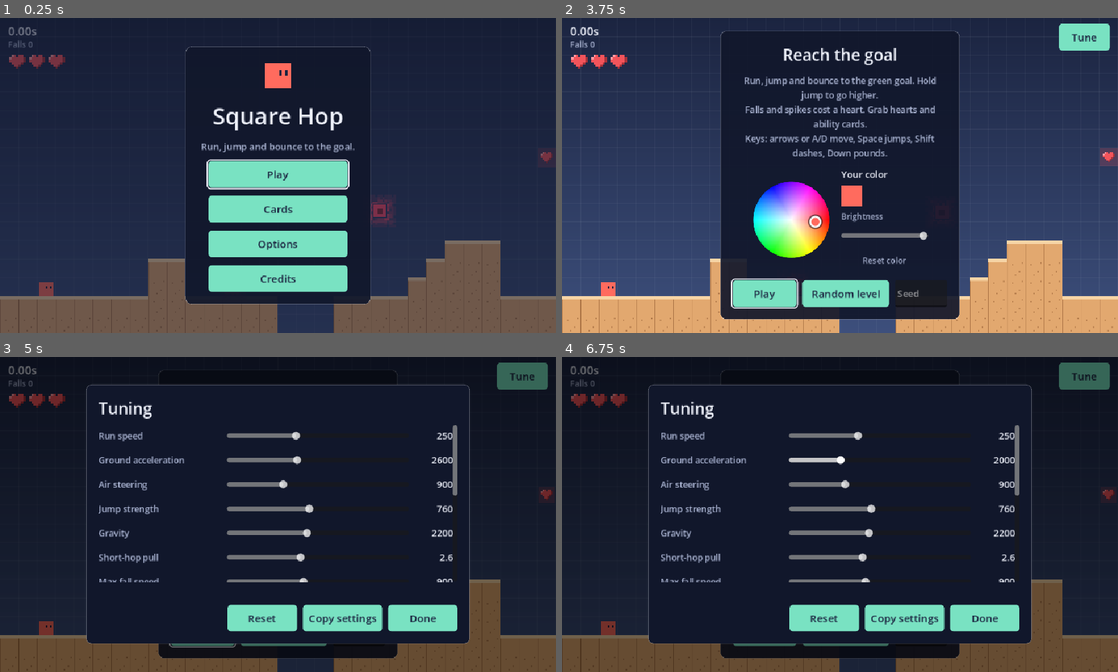
Above: before the commit, frames 1-4 (two rows, left to right).
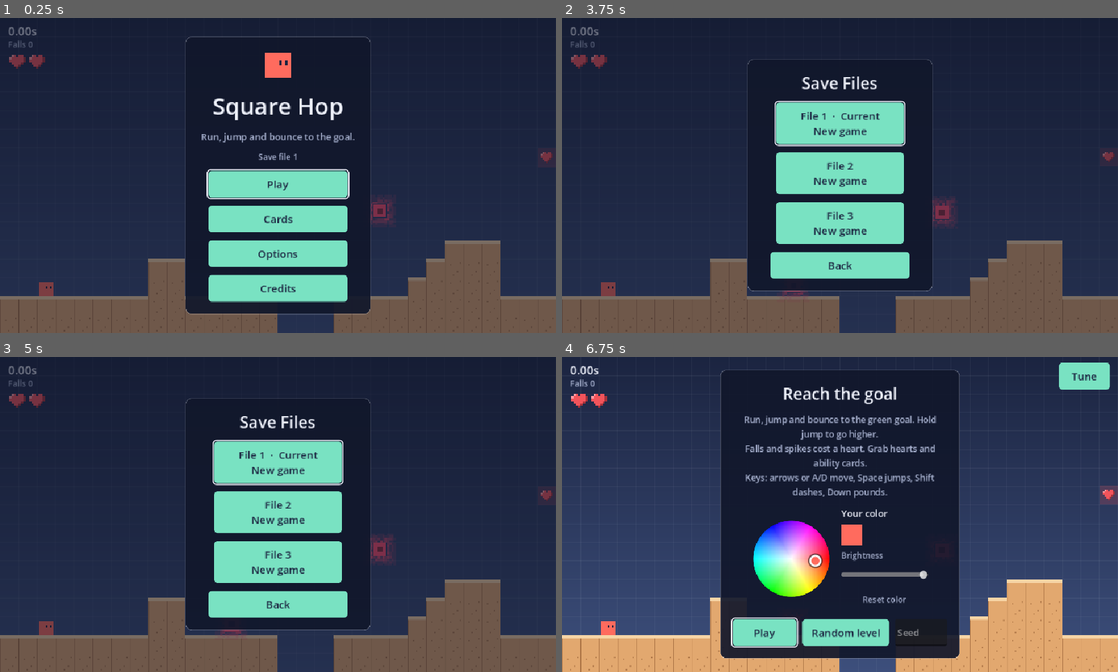
Above: after the commit, the same moments.

Repository: Wut-Lab/Gdtest
Game: Godot game, scene res://scenes/main.tscn
The game is run twice, just before and just after one commit, with the same random seed, the same clock (stepped at 60 frames per second) and the same inputs.
Inputs (mouse positions are in pixels of both pictures, inside the frame that each line leads up to):
- Up to frame 1 (0.25 s): no input
- Up to frame 2 (3.75 s): click "Cards" at 0.5 s; click "Back" at 1.25 s; click "Credits" at 2 s; click "Back" at 2.75 s; click "Play" at 3.5 s
- Up to frame 3 (5 s): click (522, 375) at 4.25 s, where only the run before the commit has a clickable "Tune"
- Up to frame 4 (6.75 s): click (840, 602) at 5 s, where only the run after the commit has a clickable "Back"; click "Play" at 5.75 s; click (840, 460) at 6.5 s, where only the run after the commit has a clickable "File 1 · Current New game"

The runs differ from the first frame. In frame 1, 9.9% of the frame differs, in the area x 8-67%, y 5-94%; in frame 2, 60%; in frame 3, 34%; in frame 4, 75%, in the area x 0-100%, y 0-100%.

Commit message:
Add Misc card type with Heart Box (new starter card), 2 base hearts, and 3 save files
Co-Authored-By: Claude Opus 5.5 <noreply@anthropic.com>
Claude-Session: https://claude.ai/code/session_013BExeNvw9cRKcGMw9Cx8kr

Diff:
--- a/scripts/ability_card.gd
+++ b/scripts/ability_card.gd
@@ -1,19 +1,21 @@
 class_name AbilityCard
 extends Area2D
 ## An ability card floating in the level. Touch it to gain its ability for this run.
-##   D = Dash, Q = Ground Pound, J = Double Jump, L = Glide, K = Quick, E = Tele-hop (in a text map)
+##   D = Dash, Q = Ground Pound, J = Double Jump, L = Glide, K = Quick, E = Tele-hop,
+##   X = Heart Box (in a text map)
 
 signal collected(ability: String)
 
 const LETTERS := {"D": "dash", "Q": "pound", "J": "double_jump", "L": "glide", "K": "quick",
-	"E": "tele_hop"}
+	"E": "tele_hop", "X": "heart_box"}
 const NAMES := {"dash": "Dash", "pound": "Ground Pound", "double_jump": "Double Jump", "glide": "Glide",
-	"quick": "Quick", "tele_hop": "Tele-hop"}
-## Card types, color coded: attacks are red, jumps are blue, movement is yellow.
+	"quick": "Quick", "tele_hop": "Tele-hop", "heart_box": "Heart Box"}
+## Card types, color coded: attacks are red, jumps are blue, movement is yellow, misc is green.
 const TYPES := {"dash": "attack", "pound": "attack", "double_jump": "jump", "glide": "jump",
-	"quick": "movement", "tele_hop": "movement"}
-const TYPE_NAMES := {"attack": "Attack card", "jump": "Jump card", "movement": "Movement card"}
-const TYPE_COLORS := {"attack": Color("e5484d"), "jump": Color("3d7be0"), "movement": Color("e0a400")}
+	"quick": "movement", "tele_hop": "movement", "heart_box": "misc"}
+const TYPE_NAMES := {"attack": "Attack card", "jump": "Jump card", "movement": "Movement card", "misc": "Misc card"}
+const TYPE_COLORS := {"attack": Color("e5484d"), "jump": Color("3d7be0"), "movement": Color("e0a400"),
+	"misc": Color("3fae6a")}
 const DESCRIPTIONS := {
 	"dash": "Press Dash (Shift, X or K) for a quick, straight burst the way you're facing. "
 		+ "One dash per jump in the air. Dashing into an up-down spike square breaks it.",
@@ -25,11 +27,12 @@
 		+ "Let go to drop normally.",
 	"quick": "Passive: you run 25% faster. Always on while equipped.",
 	"tele_hop": "Coming out of a teleporter, you hop straight up, half as high as a full jump.",
+	"heart_box": "Passive: start every run with one extra heart (3 instead of 2).",
 }
 const PAPER := Color("eef1fa")
 const EDGE := Color("1b2440")
 
-@export_enum("dash", "pound", "double_jump", "glide", "quick", "tele_hop") var ability := "dash"
+@export_enum("dash", "pound", "double_jump", "glide", "quick", "tele_hop", "heart_box") var ability := "dash"
 
 var _t := 0.0
 
@@ -137,6 +140,13 @@
 			ci.draw_rect(Rect2(o + Vector2(-8, 4), Vector2(7, b)), c)
 			ci.draw_rect(Rect2(o + Vector2(1, 6), Vector2(b, b)), c)
 			ci.draw_rect(Rect2(o + Vector2(5, 6), Vector2(b, b)), c)
+		"heart_box":
+			# A blocky heart inside a box.
+			ci.draw_rect(Rect2(o + Vector2(-9, -8), Vector2(18, b)), c)
+			ci.draw_rect(Rect2(o + Vector2(-9, 8), Vector2(18, b)), c)
+			ci.draw_rect(Rect2(o + Vector2(-9, -8), Vector2(b, 18)), c)
+			ci.draw_rect(Rect2(o + Vector2(7, -8), Vector2(b, 18)), c)
+			HeartArt.draw(ci, o - HeartArt.size(1.5) / 2.0 + Vector2(0, 1), 1.5)
 		"tele_hop":
 			# An up arrow rising out of a teleport pad.
 			ci.draw_rect(Rect2(o + Vector2(-1, -2), Vector2(b, 6)), c)
--- a/scripts/card_collection.gd
+++ b/scripts/card_collection.gd
@@ -1,42 +1,83 @@
 class_name CardCollection
 extends RefCounted
-## The player's ability card collection, kept for good on this device.
-## owned: every card found so far. equipped: up to 3 of them, used on every run.
-## A new save starts with one free card (Double Jump) so the collection isn't empty.
+## The player's ability card collection, kept for good in one of 3 save files on this device.
+## owned: every card found so far in the current file. equipped: up to 3 of them, used on every run.
+## A new file starts with one free card (Heart Box) so the collection isn't empty.
+## Sound and the player's color are shared settings, not part of a save file.
 
-const PATH := "user://settings.cfg"
+const SETTINGS := "user://settings.cfg"
+const FILES := 3
 const MAX_EQUIPPED := 3
-const STARTER := "double_jump"
+const STARTER := "heart_box"
 ## Every card, grouped by type, in the order the collection screen shows them.
-const ALL := ["dash", "pound", "double_jump", "glide", "quick", "tele_hop"]
+const ALL := ["dash", "pound", "double_jump", "glide", "quick", "tele_hop", "heart_box"]
 
+## The save file in use, 1 to 3.
+static var file := 1
 static var owned: Array[String] = []
 static var equipped: Array[String] = []
 static var _loaded := false
 
 
+static func path(n: int) -> String:
+	return "user://save_%d.cfg" % n
+
+
+## Opens the save file used last (file 1 the first time).
 static func setup() -> void:
 	if _loaded:
 		return
+	var cfg := ConfigFile.new()
+	cfg.load(SETTINGS)
+	use_file(clampi(int(cfg.get_value("game", "last_file", 1)), 1, FILES))
+
+
+## Switches to save file n, starting it fresh if it's empty, and remembers it as the last used.
+static func use_file(n: int) -> void:
 	_loaded = true
+	file = n
 	var cfg := ConfigFile.new()
-	if cfg.load(PATH) == OK and cfg.has_section_key("cards", "owned"):
+	if cfg.load(path(n)) == OK and cfg.has_section_key("cards", "owned"):
 		owned.assign(cfg.get_value("cards", "owned", []))
 		equipped.assign(cfg.get_value("cards", "equipped", []))
 		owned = owned.filter(func(a: String) -> bool: return a in ALL)
 		equipped = equipped.filter(func(a: String) -> bool: return a in owned)
 	else:
+		# A fresh file: written to disk the first time something changes.
 		owned.assign([STARTER])
 		equipped.assign([STARTER])
-		save()
+	var settings := ConfigFile.new()
+	settings.load(SETTINGS)
+	settings.set_value("game", "last_file", n)
+	settings.save(SETTINGS)
 
 
 static func save() -> void:
 	var cfg := ConfigFile.new()
-	cfg.load(PATH)   # keep the other saved settings
+	cfg.load(path(file))
 	cfg.set_value("cards", "owned", owned)
 	cfg.set_value("cards", "equipped", equipped)
-	cfg.save(PATH)
+	cfg.save(path(file))
+
+
+## Whether save file n has been started.
+static func file_exists(n: int) -> bool:
+	return FileAccess.file_exists(path(n))
+
+
+## How many cards save file n has found (0 if it hasn't been started).
+static func file_card_count(n: int) -> int:
+	var cfg := ConfigFile.new()
+	if cfg.load(path(n)) != OK:
+		return 0
+	return (cfg.get_value("cards", "owned", []) as Array).size()
+
+
+## Deletes save file n. If it's the one in use, it starts over fresh.
+static func erase_file(n: int) -> void:
+	DirAccess.remove_absolute(ProjectSettings.globalize_path(path(n)))
+	if n == file:
+		use_file(n)
 
 
 static func owns(ability: String) -> bool:
--- a/scripts/level.gd
+++ b/scripts/level.gd
@@ -11,7 +11,7 @@
 ##   V  vertical spike square (rises 3 tiles and back; spikes on top and bottom)
 ##   ^  one-way block (jump up through it from below, then stand on it)
 ##   D  Dash card    Q  Ground Pound card    J  Double Jump card    L  Glide card
-##   K  Quick card       E  Tele-hop card
+##   K  Quick card       E  Tele-hop card       X  Heart Box card
 ##   T  wide moving platform with spikes on top (3 tiles wide, centered on its cell)
 ##   B  wide moving platform with spikes underneath (ride on top)
 
@@ -93,7 +93,7 @@
 					goal_cell = Vector2i(x, y)
 				"H":
 					hearts.append(Vector2i(x, y))
-				"D", "Q", "J", "L", "K", "E":
+				"D", "Q", "J", "L", "K", "E", "X":
 					cards[Vector2i(x, y)] = AbilityCard.LETTERS[ch]
 				"S":
 					spikes.append(Vector2i(x, y))
--- a/scripts/main.gd
+++ b/scripts/main.gd
@@ -1,12 +1,12 @@
 extends Node
 ## Runs the game: loads the level, spawns the player, and tracks time, hearts, falls and winning.
-## You start with 3 hearts; each fall or spike hit costs one, and losing the last ends the run.
+## You start with 2 hearts (3 with the Heart Box card); each fall or spike hit costs one, and losing the last ends the run.
 ## In a web build it also lets the page send a level in (used by the level editor).
 
 enum State { READY, PLAY, WON, OUT }
 
 const SETTINGS_PATH := "user://settings.cfg"
-const START_HEARTS := 3
+const START_HEARTS := 2
 ## Heart pickups can take you above the starting amount, up to this.
 const MAX_HEARTS := 5
 
@@ -56,7 +56,7 @@
 	hud.set_player_color(player.color)
 	hud.player_color_changed.connect(_on_player_color_changed)
 	hud.set_stats(0.0, 0)
-	hud.set_hearts(hearts, START_HEARTS)
+	hud.set_hearts(hearts, _start_hearts())
 	hud.show_main_menu(player.color)
 	hud.main_menu.play_pressed.connect(hud.show_start)
 	hud.main_menu.options_pressed.connect(hud.pause_menu.open_options)
@@ -139,10 +139,10 @@
 	run_time = 0.0
 	falls = 0
 	hits = 0
-	hearts = START_HEARTS
 	player.abilities.assign(CardCollection.equipped)   # equipped from the collection
+	hearts = _start_hearts()
 	_show_abilities()
-	hud.set_hearts(hearts, START_HEARTS)
+	hud.set_hearts(hearts, _start_hearts())
 	level.reset_pickups()
 	state = State.PLAY
 	hud.hide_menus()
@@ -230,9 +230,14 @@
 	_lose_heart()
 
 
+## Hearts at the start of a run: 2, plus 1 for the Heart Box card.
+func _start_hearts() -> int:
+	return START_HEARTS + (1 if "heart_box" in player.abilities else 0)
+
+
 func _lose_heart() -> void:
 	hearts -= 1
-	hud.set_hearts(hearts, START_HEARTS)
+	hud.set_hearts(hearts, _start_hearts())
 	hud.hearts_display.flash()
 	if hearts <= 0:
 		state = State.OUT
@@ -244,7 +249,7 @@
 
 func _on_heart_collected() -> void:
 	hearts = mini(hearts + 1, MAX_HEARTS)
-	hud.set_hearts(hearts, START_HEARTS)
+	hud.set_hearts(hearts, _start_hearts())
 
 
 func _on_card_collected(ability: String) -> void:
--- a/scripts/main_menu.gd
+++ b/scripts/main_menu.gd
@@ -1,7 +1,8 @@
 class_name MainMenu
 extends Control
 ## The title screen, shown when the game starts and after leaving a run.
-##   Main:    the player, the game's name, Play, Cards, Options, Credits
+##   Main:    the player, the game's name, the save file in use, Play, Cards, Options, Credits
+##   Files:   3 save files to pick from (each has its own cards); Erase starts one over
 ##   Cards:   the card collection: every card by type, locked ones as silhouettes
 ##   Card:    one card up close, with what it does and Equip / Unequip
 ##   Credits: who and what made the game, and the engine's license
@@ -22,6 +23,9 @@
 var _big_text: Label
 var _equip: Button
 var _shown := ""
+var _file_label: Label
+var _file_buttons: Array[Button] = []
+var _erase_buttons: Array[Button] = []
 
 
 func _ready() -> void:
@@ -53,7 +57,12 @@
 	tagline.add_theme_color_override("font_color", DIM)
 	tagline.horizontal_alignment = HORIZONTAL_ALIGNMENT_CENTER
 	main.add_child(tagline)
-	_button(main, "Play", func() -> void: play_pressed.emit())
+	_file_label = Label.new()
+	_file_label.horizontal_alignment = HORIZONTAL_ALIGNMENT_CENTER
+	_file_label.theme_type_variation = "SmallLabel"
+	_file_label.add_theme_color_override("font_color", DIM)
+	main.add_child(_file_label)
+	_button(main, "Play", func() -> void: _open_files())
 	_button(main, "Cards", func() -> void: _open_collection())
 	_button(main, "Options", func() -> void: options_pressed.emit())
 	_button(main, "Credits", func() -> void: _show("Credits"))
@@ -91,7 +100,7 @@
 	_count.horizontal_alignment = HORIZONTAL_ALIGNMENT_CENTER
 	_count.add_theme_color_override("font_color", DIM)
 	cards.add_child(_count)
-	for type_name in ["attack", "jump", "movement"]:
+	for type_name in ["attack", "jump", "movement", "misc"]:
 		var row := HBoxContainer.new()
 		row.add_theme_constant_override("separation", 12)
 		row.size_flags_horizontal = Control.SIZE_SHRINK_CENTER
@@ -106,10 +115,10 @@
 				continue
 			var b := Button.new()
 			b.flat = true
-			b.custom_minimum_size = Vector2(60, 64)
+			b.custom_minimum_size = Vector2(60, 58)
 			b.pressed.connect(_open_card.bind(a))
 			var icon := CardIcon.new()
-			icon.card_scale = 1.6
+			icon.card_scale = 1.5
 			icon.ability = a
 			icon.set_anchors_and_offsets_preset(Control.PRESET_FULL_RECT)
 			b.add_child(icon)
@@ -135,7 +144,27 @@
 	_equip = _button(card, "Equip", _toggle_equip)
 	_button(card, "Back", func() -> void: _open_collection())
 
+	var files := _page("Files")
+	files.add_child(_title("Save Files"))
+	for n in range(1, CardCollection.FILES + 1):
+		var row := HBoxContainer.new()
+		row.add_theme_constant_override("separation", 8)
+		row.size_flags_horizontal = Control.SIZE_SHRINK_CENTER
+		var pick := Button.new()
+		pick.custom_minimum_size = Vector2(220, 56)
+		pick.pressed.connect(_pick_file.bind(n))
+		row.add_child(pick)
+		var erase := Button.new()
+		erase.custom_minimum_size = Vector2(92, 56)
+		erase.pressed.connect(_erase_file.bind(n))
+		row.add_child(erase)
+		files.add_child(row)
+		_file_buttons.append(pick)
+		_erase_buttons.append(erase)
+	_button(files, "Back", func() -> void: _show("Main"))
+
 	panel.add_child(main)
+	panel.add_child(files)
 	panel.add_child(cards)
 	panel.add_child(card)
 	panel.add_child(credits)
@@ -144,6 +173,8 @@
 
 func open(player_color := Color("ff6b5e")) -> void:
 	_square.color = player_color
+	CardCollection.setup()
+	_update_main_label()
 	show()
 	_show("Main")
 
@@ -154,9 +185,55 @@
 	if _pages["Card"].visible:
 		get_viewport().set_input_as_handled()
 		_open_collection()
-	elif _pages["Credits"].visible or _pages["Cards"].visible:
+	elif _pages["Credits"].visible or _pages["Cards"].visible or _pages["Files"].visible:
 		get_viewport().set_input_as_handled()
 		_show("Main")
+
+
+func _open_files() -> void:
+	CardCollection.setup()
+	for i in CardCollection.FILES:
+		_update_file_row(i + 1)
+	_show("Files")
+	_file_buttons[CardCollection.file - 1].grab_focus()
+
+
+func _update_file_row(n: int) -> void:
+	var pick := _file_buttons[n - 1]
+	var erase := _erase_buttons[n - 1]
+	var used := CardCollection.file_exists(n)
+	var mark := "  ·  Current" if n == CardCollection.file else ""
+	if used:
+		pick.text = "File %d%s\n%d of %d cards" % [n, mark, CardCollection.file_card_count(n), CardCollection.ALL.size()]
+	else:
+		pick.text = "File %d%s\nNew game" % [n, mark]
+	erase.text = "Erase"
+	erase.visible = used
+	erase.set_meta("armed", false)
+
+
+## Pick a save file and go on to the level screen.
+func _pick_file(n: int) -> void:
+	CardCollection.use_file(n)
+	_update_main_label()
+	play_pressed.emit()
+
+
+## Erase asks for a second tap before deleting a file's cards.
+func _erase_file(n: int) -> void:
+	var erase := _erase_buttons[n - 1]
+	if not erase.get_meta("armed", false):
+		erase.text = "Sure?"
+		erase.set_meta("armed", true)
+		return
+	CardCollection.erase_file(n)
+	_update_file_row(n)
+	_update_main_label()
+	_file_buttons[n - 1].grab_focus()
+
+
+func _update_main_label() -> void:
+	_file_label.text = "Save file %d" % CardCollection.file
 
 
 func _open_collection() -> void:
Not shown, changed: CLAUDE.md
